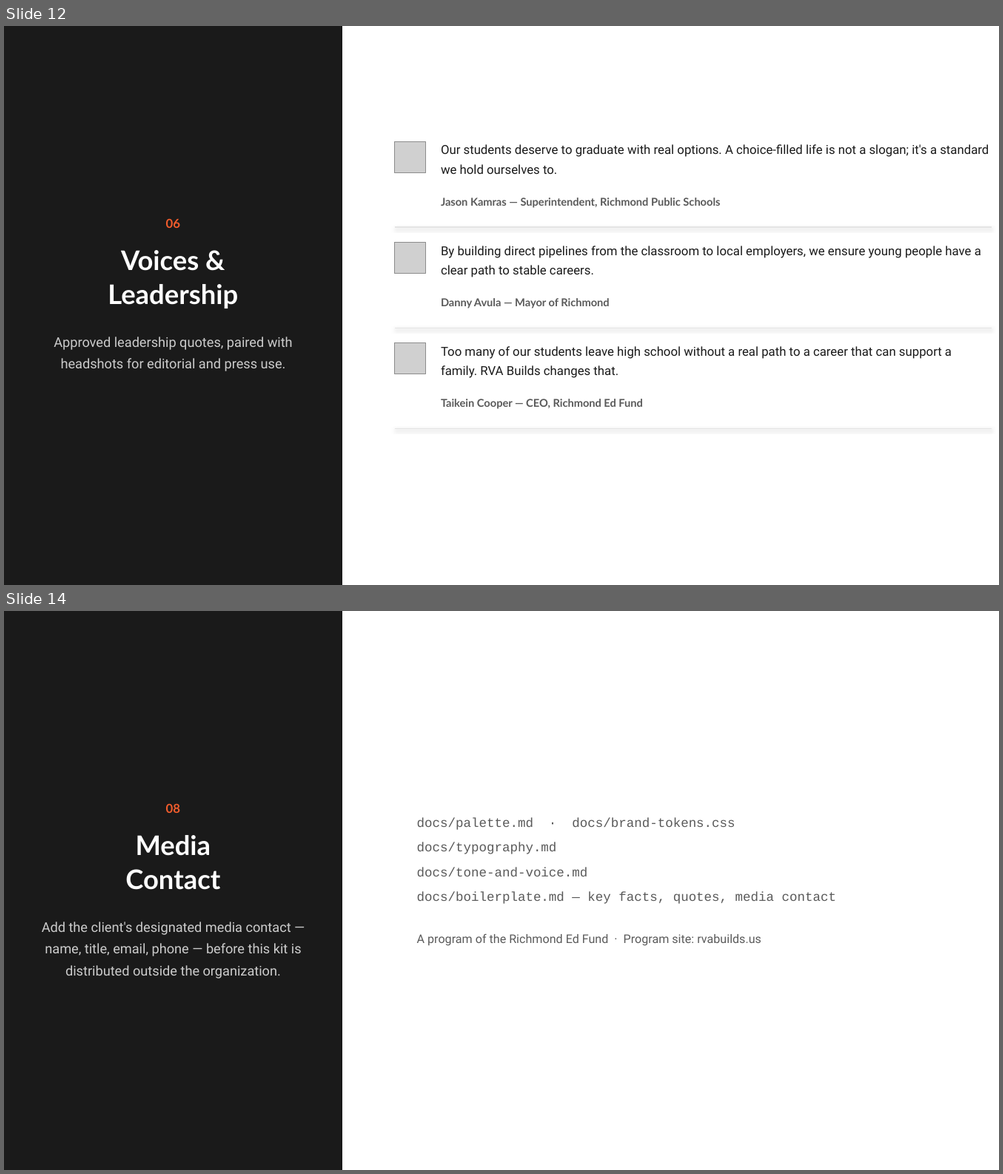
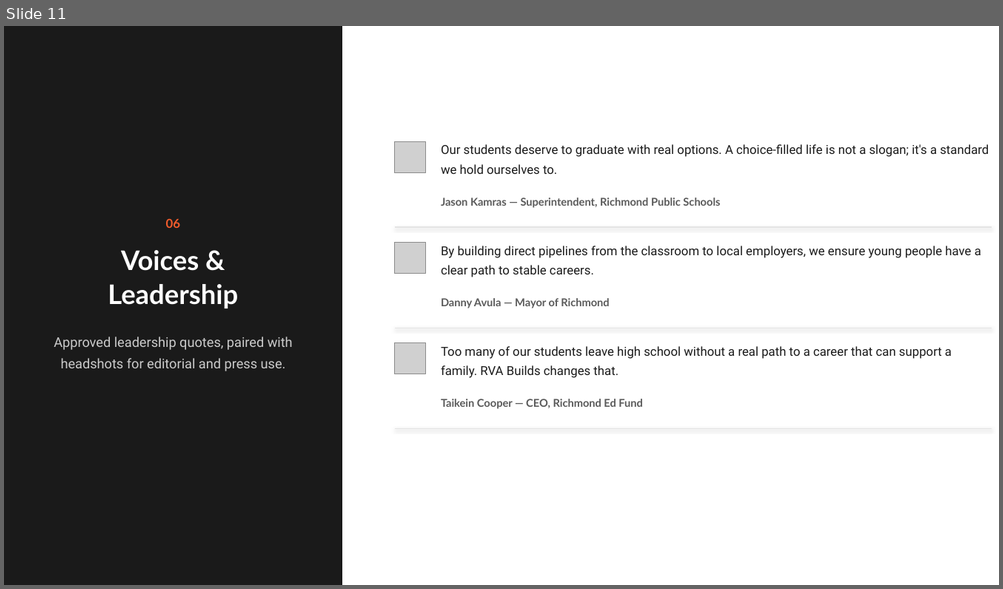
Before and after one commit to ivone-max/RVA-Builds-Brand-, a slide deck: media-kit/RVA-Builds-Media-Kit.pptx. Shown one above the other, each under a label of ours: slides 12 and 14 before the commit, slide 11 after it; the slides between them are not shown. The pictures are 1003x1174 and 1003x589 pixels, drawn with LibreOffice and Linux fonts; fonts in the diff are those of the drawing; grey boxes stand for pictures. Boxes give left, top, right and bottom in pixels: in the first picture for what was removed or moved away, otherwise in the second. Text is boxed around its words. In the diff, an @@ line names an element or a change of style, - is before the commit and + after.

```diff
--- a/media-kit/RVA-Builds-Media-Kit.pptx
+++ b/media-kit/RVA-Builds-Media-Kit.pptx
@@ slide 14 removed at (4,611,999,1170), background #FFFFFF @@
@@ rectangle removed at (4,611,342,1170) @@
@@ text removed at (166,803,180,813) @@
-08
@@ text removed at (417,818,836,904) @@
-docs/palette.md · docs/brand-tokens.css
-docs/typography.md
-docs/tone-and-voice.md
-docs/boilerplate.md — key facts, quotes, media contact
@@ text removed at (125,835,220,890) @@
-Media
-Contact
@@ text removed at (42,922,301,979) @@
-Add the client's designated media contact — name, title, email, phone — before this kit is distributed outside the organization.
@@ text removed at (417,934,761,946) @@
-A program of the Richmond Ed Fund · Program site: rvabuilds.us
@@ what was slide 12 is now slide 11 @@
```
Also in this commit, not shown: 1 slide changed, 1 other slide removed, 2 other files.
